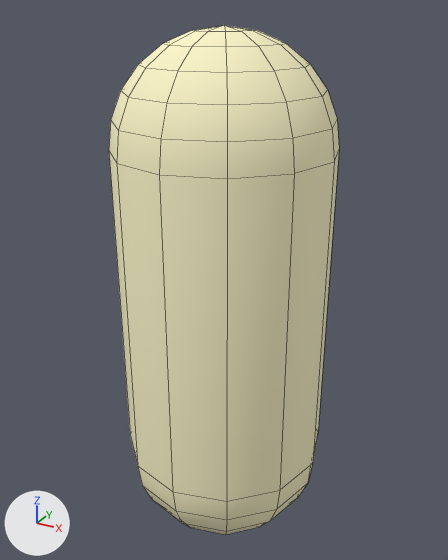
One commit to the FBX model Athletic/Asset/CapsuleNode.FBX: the scene before it, then after it.
Camera for both pictures: a 50 mm camera at (2.6, -4.74, 5.14) aimed at (-0.05, 0.09, 2.73). The axes (+X, +Y, +Z) are drawn at lower left. The lights are the same throughout. Mesh edges are drawn as thin lines.

Objects in the first picture: 'Capsule001'.
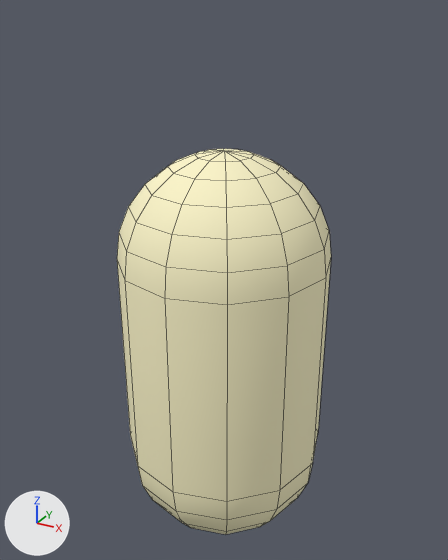
The newer file is also rescaled (x0.5) as a whole; pictures and numbers use the older file's frame.

What differs and where, as boxes [x1, y1, x2, y2] in the pictures (448 x 560 px; the box of a moved part takes in the faces that stretch with it):
'Capsule001', reshaped (7% narrower, 24% shorter)
    before: [109, 25, 339, 534]
    after: [117, 149, 331, 534]
part 1 of me_mesh, moved or reshaped
    before: [109, 25, 339, 429]
    after: [117, 149, 331, 429]

Patch to the scene script:
```diff
--- a/Athletic/Asset/CapsuleNode.FBX.py
+++ b/Athletic/Asset/CapsuleNode.FBX.py
@@ me_mesh @@
 me_mesh.from_pydata(...)  # 146 vertices, 156 faces; spans x -1.0..1.0, y -1.0..1.0, z 0.0..5.01
 # used by ob_capsule001; location = (0.0, 0.0, 0.0)
+# me_mesh part 1: all 73 vertices in x -1.0..1.0, y -1.0..1.0, z 4.01..5.01 are moved by (0.0, 0.0, -1.01)
 me_mesh.materials.append(mat_material__25)
```
